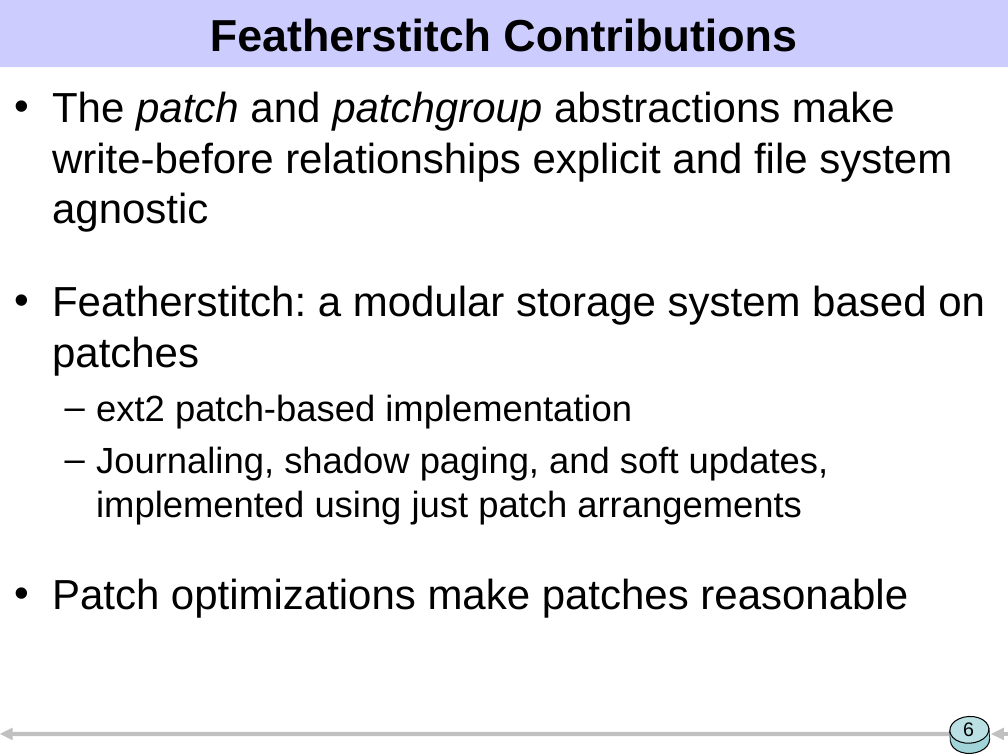
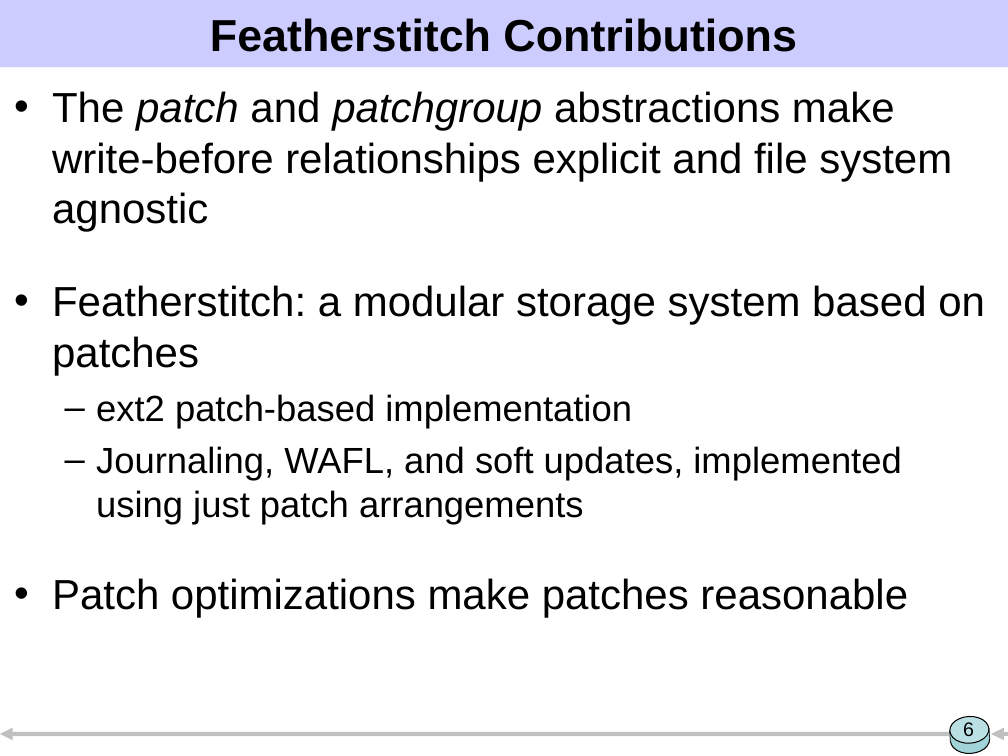
Before and after one commit to ucla-readable/fstitch-doc, a slide deck: slide 6 of sosp/pres.ppt. Drawn at 1008x756 pixels with LibreOffice and Linux fonts; fonts in the diff are those of the drawing. Boxes give left, top, right and bottom in pixels: in the first picture for what was removed or moved away, otherwise in the second. Text is boxed around its words. In the diff, an @@ line names an element or a change of style, - is before the commit and + after.

```diff
--- a/sosp/pres.ppt
+++ b/sosp/pres.ppt
@@ text at (96, 446, 901, 525): text changed @@
-  – Journaling, shadow paging, and soft updates, implemented using just patch arrangements
+  – Journaling, WAFL, and soft updates, implemented using just patch arrangements
```
Also in this commit, not shown: 15 other slides changed, 2 slides added, 1 slide removed.
